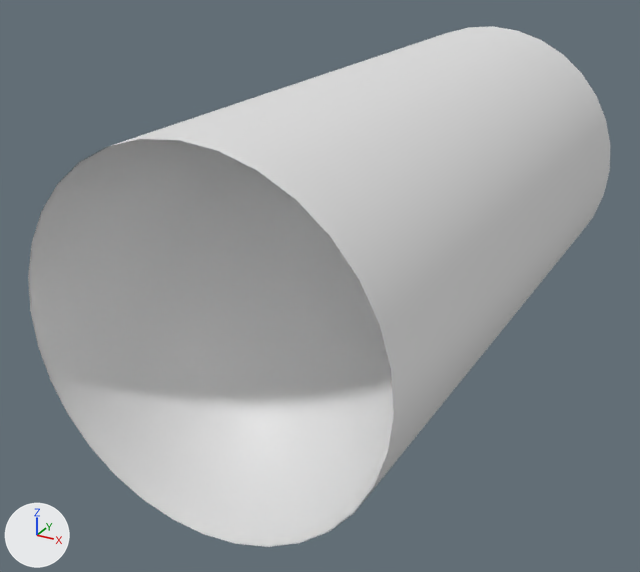
The FBX model Assets/Meshes/VFX/PortalBoss.fbx as it was, and as the next commit left it.
One viewpoint serves both versions: a 50 mm camera at (3.07, -3.92, 2.64) aimed at (-0.35, 2.3, -0.47). The axes (+X, +Y, +Z) are drawn at lower left. The lights are the same throughout.

Objects in the first picture: 'MaskCylinder', 'PortalMain'.
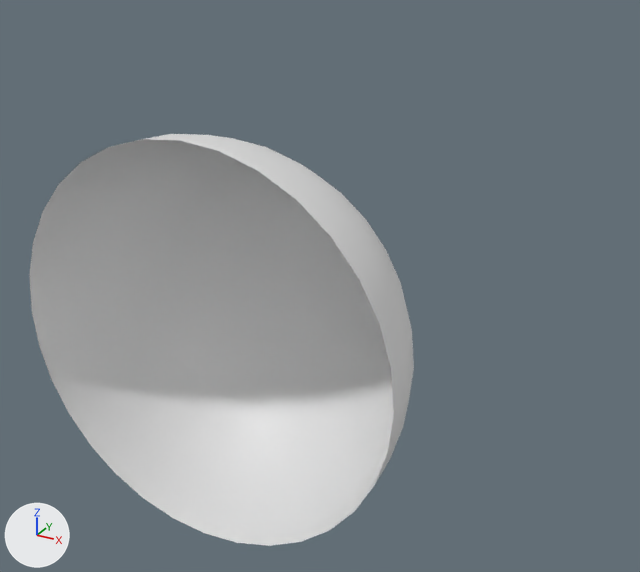
Commit message: Adjusted Portal

Pixel boxes (x1, y1, x2, y2) of what changed, in the pictures (640 x 572 px):
'MaskCylinder', deleted: before (28, 26, 610, 547)

Diff of the bpy script that builds the scene:
```diff
--- a/Assets/Meshes/VFX/PortalBoss.fbx.py
+++ b/Assets/Meshes/VFX/PortalBoss.fbx.py
@@ ob_maskcylinder @@
-ob_maskcylinder = bpy.data.objects.new('MaskCylinder', me_sphere_001)
-ob_maskcylinder.location = (0.0, 0.0, 0.0)
```
